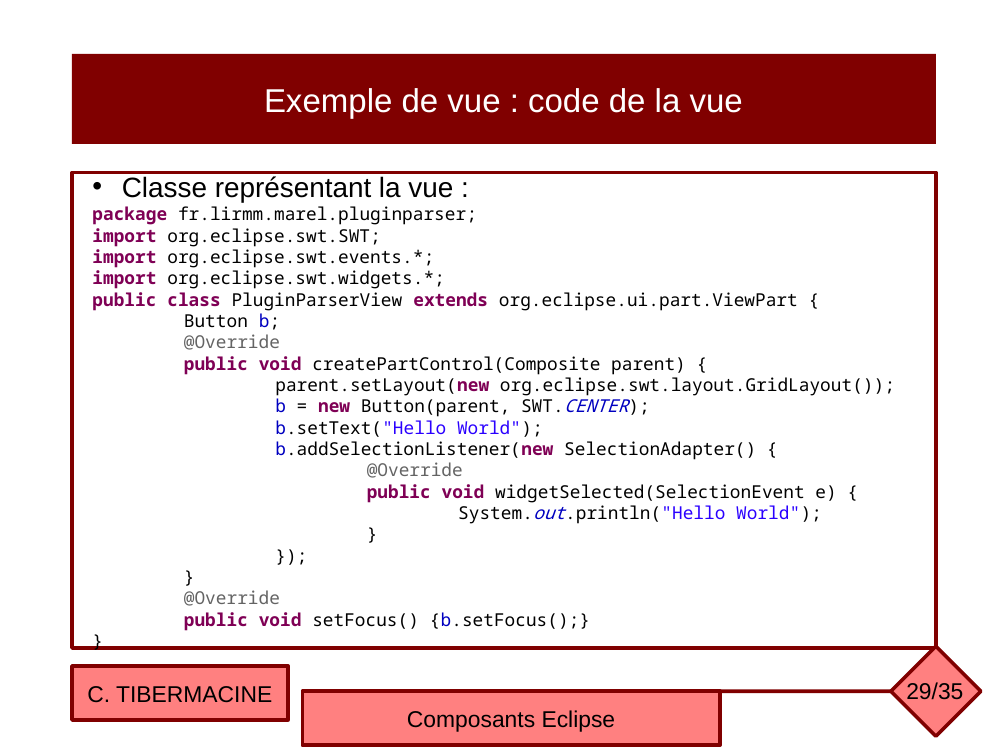
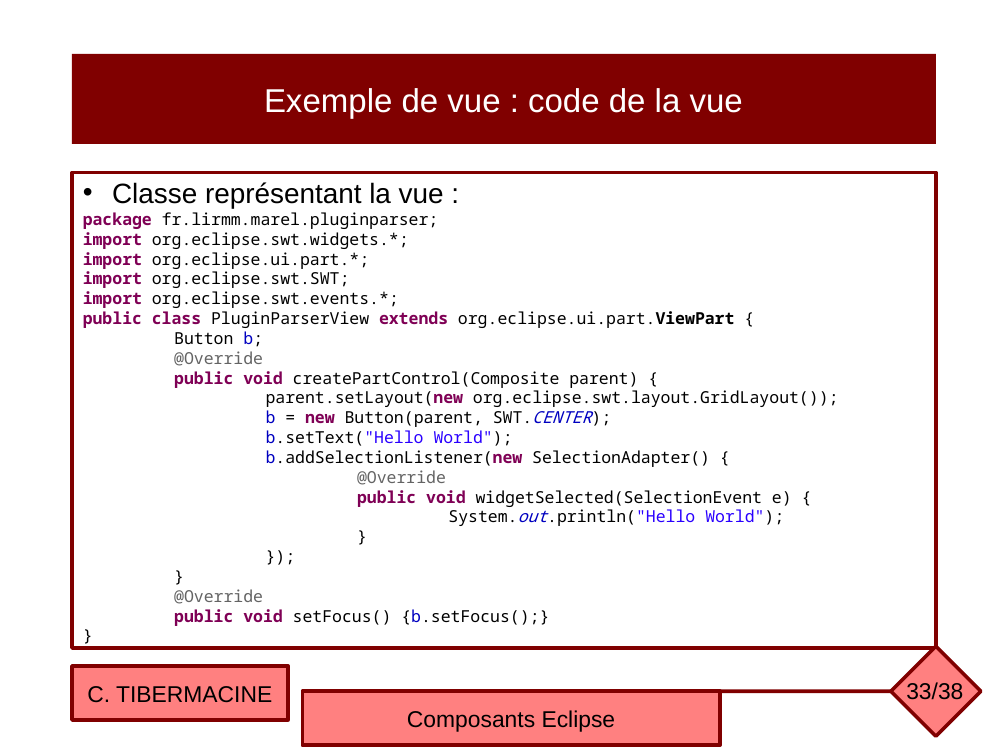
Before and after one commit to ctiber/composants, a slide deck: slide 33 of cours/cours4.odp (slide 29 before the commit). Drawn at 1008x756 pixels with LibreOffice and Linux fonts; fonts in the diff are those of the drawing. Boxes give left, top, right and bottom in pixels: in the first picture for what was removed or moved away, otherwise in the second. Text is boxed around its words. In the diff, an @@ line names an element or a change of style, - is before the commit and + after.

```diff
--- a/cours/cours4.odp
+++ b/cours/cours4.odp
@@ text in rectangle at (83, 232, 409, 269): paragraphs added @@
+import org.eclipse.swt.widgets.*;
+import org.eclipse.ui.part.*;
@@ text in rectangle at (83, 212, 839, 626): size 14 to 13 pt in "package fr.lirmm.marel.pluginparser;", "import org.eclipse.swt.SWT;", "import org.eclipse.swt.events.*;", "public class PluginParserView extends org.eclipse.ui.part.Vi ..." and 16 more places; bold on in "org.eclipse.ui.part.ViewPart" @@
@@ text in rectangle at (92, 270, 445, 289): paragraph removed @@
-import org.eclipse.swt.widgets.*;
@@ page number at (906, 682, 963, 705): text changed @@
-29/35
+33/38
```
Also in this commit, not shown: 20 other slides changed, 4 slides added, 1 slide removed, 1 other file.
